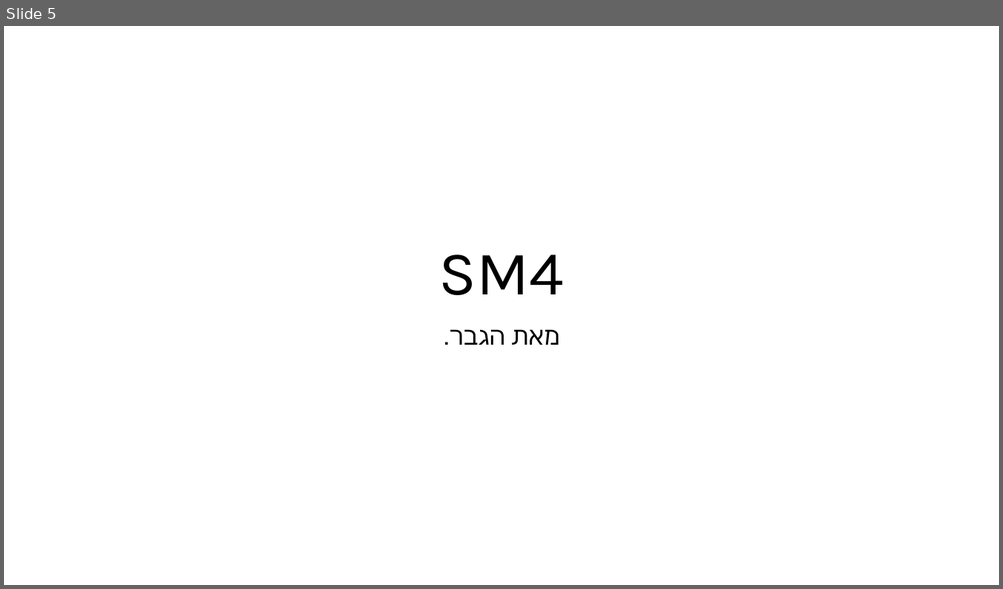
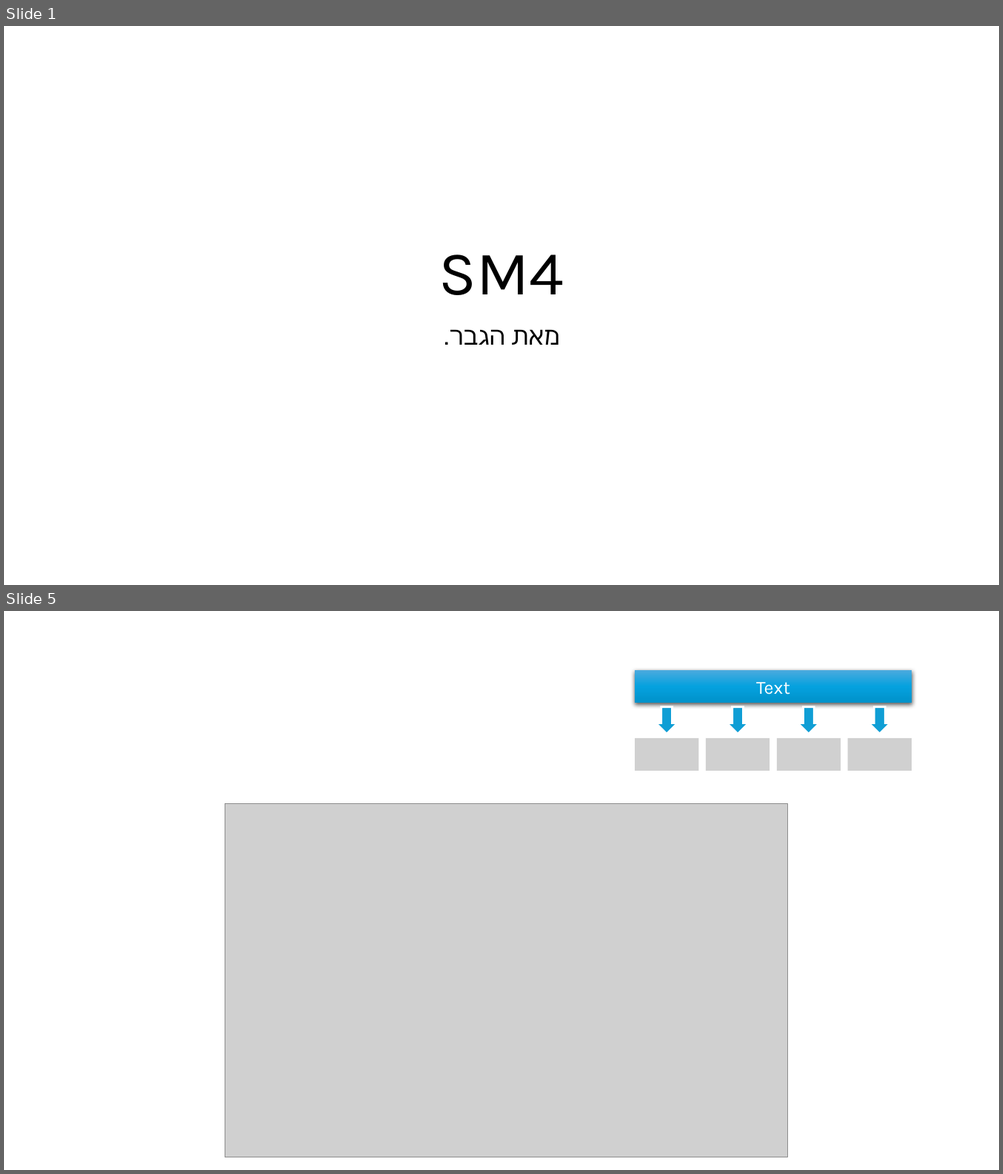
Before and after one commit to DorShabat/Cryptology-Project, a slide deck: SM4/SM4.pptx. Shown one above the other, each under a label of ours: slide 5 before the commit, slides 1 and 5 after it; the slides between them are not shown. The pictures are 1003x589 and 1003x1174 pixels, drawn with LibreOffice and Linux fonts; fonts in the diff are those of the drawing; grey boxes stand for pictures. Boxes give left, top, right and bottom in pixels: in the first picture for what was removed or moved away, otherwise in the second. Text is boxed around its words. In the diff, an @@ line names an element or a change of style, - is before the commit and + after.

Commit message:
ppt

```diff
--- a/SM4/SM4.pptx
+++ b/SM4/SM4.pptx
@@ slide 5 added at [4, 611, 999, 1170], background #FFFFFF @@
@@ rectangle added at [634, 671, 911, 703], fill gradient #4CAADF to #05A2DF to #0092CB, 18 pt, text #FFFFFF @@
+Text
@@ down arrow added at [655, 707, 677, 734], fill #0F9ED5, outline #FFFFFF 2 pt @@
@@ down arrow added at [727, 707, 748, 734], fill #0F9ED5, outline #FFFFFF 2 pt @@
@@ down arrow added at [798, 707, 819, 734], fill #0F9ED5, outline #FFFFFF 2 pt @@
@@ down arrow added at [869, 707, 891, 734], fill #0F9ED5, outline #FFFFFF 2 pt @@
@@ picture added at [634, 738, 699, 772] @@
@@ picture added at [706, 738, 769, 772] @@
@@ picture added at [777, 738, 841, 772] @@
@@ picture added at [848, 738, 912, 772] @@
@@ picture added at [225, 803, 788, 1158] @@
@@ what was slide 5 is now slide 1 @@
```
Also in this commit, not shown: 4 other slides added, 16 slides removed, 6 other files.
